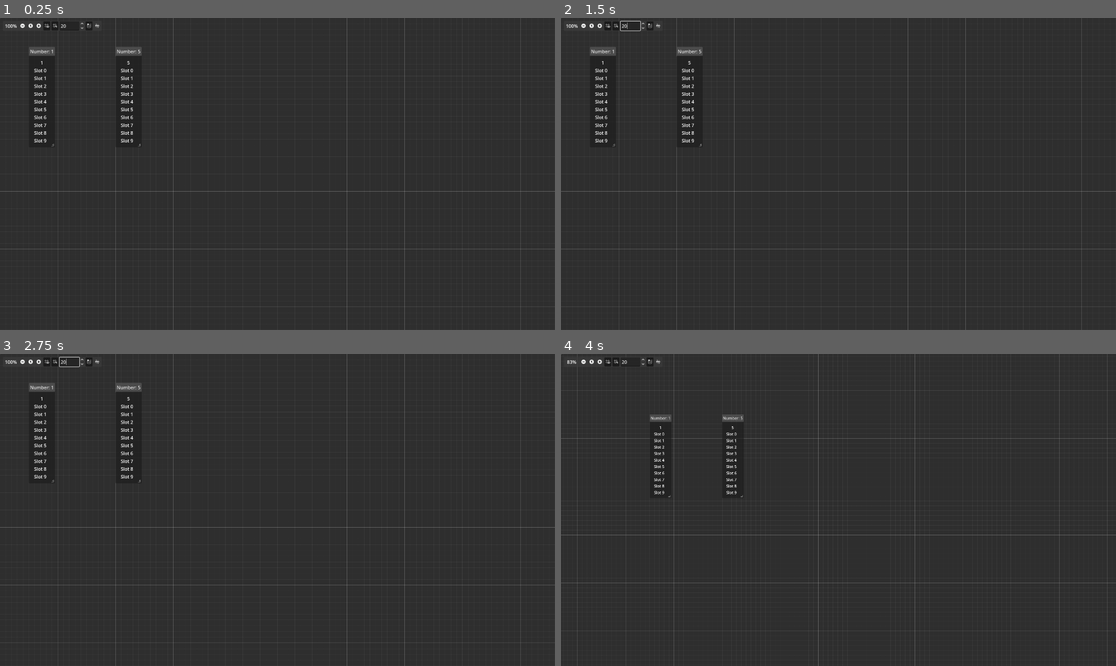
Above: before the commit, frames 1-4 (two rows, left to right).
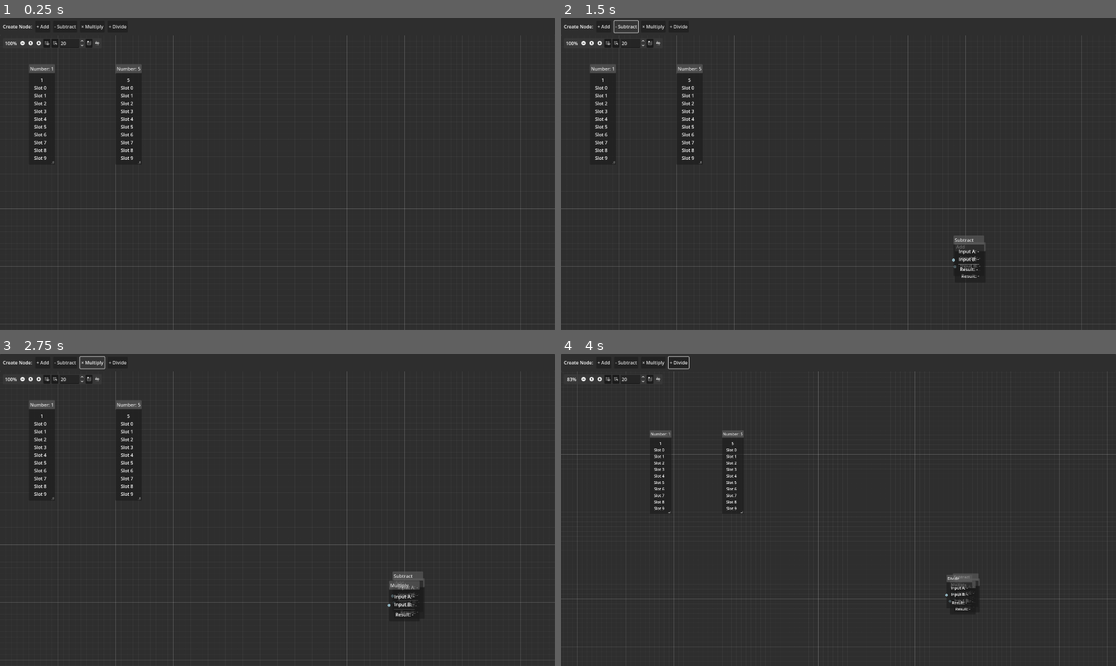
Above: after the commit, the same moments.

Repository: trite/Fractionation
Game: Godot game, scene res://main.tscn
The game is run twice, just before and just after one commit, with the same random seed, the same clock (stepped at 60 frames per second) and the same inputs.
Inputs (mouse positions are in pixels of both pictures, inside the frame that each line leads up to; where the layout moved, square brackets give the same spot in the first picture):
- Up to frame 1 (0.25 s): no input
- Up to frame 2 (1.5 s): click (605, 27) at 0.5 s, where only the run after the commit has a clickable "+ Add"; click (627, 27) at 1.25 s, where only the run after the commit has a clickable "- Subtract"
- Up to frame 3 (2.75 s): click (94, 363) at 2 s, where only the run after the commit has a clickable "× Multiply"
- Up to frame 4 (4 s): click (677, 363) at 2.75 s, where only the run after the commit has a clickable "÷ Divide"; click (583, 378) [583, 363] at 3.5 s

The runs differ from the first frame. In frame 1, 1.7% of the frame differs, in the area x 0-100%, y 0-75%; in frame 2, 2.1%; in frame 3, 2.2%; in frame 4, 2.4%, in the area x 0-100%, y 0-83%.
Error after the commit: Invalid assignment of property or key 'text' with value of type 'String' on a base object of type 'Nil'. (res://operation_node.gd:98)

Commit message:
operation nodes

Diff:
--- a/main.gd
+++ b/main.gd
@@ -1,15 +1,26 @@
 extends Control
 
 @onready var graph_edit: GraphEdit = $GraphEdit
+@onready var add_button: Button = $ToolPanel/MarginContainer/HBoxContainer/AddButton
+@onready var subtract_button: Button = $ToolPanel/MarginContainer/HBoxContainer/SubtractButton
+@onready var multiply_button: Button = $ToolPanel/MarginContainer/HBoxContainer/MultiplyButton
+@onready var divide_button: Button = $ToolPanel/MarginContainer/HBoxContainer/DivideButton
 
 # Track which nodes are starting nodes (cannot be deleted)
 var starting_nodes: Array[String] = []
+var node_counter: int = 0
 
 func _ready() -> void:
 	# Connect GraphEdit signals
 	graph_edit.connection_request.connect(_on_connection_request)
 	graph_edit.disconnection_request.connect(_on_disconnection_request)
 	graph_edit.delete_nodes_request.connect(_on_delete_nodes_request)
+
+	# Connect button signals
+	add_button.pressed.connect(_on_add_button_pressed)
+	subtract_button.pressed.connect(_on_subtract_button_pressed)
+	multiply_button.pressed.connect(_on_multiply_button_pressed)
+	divide_button.pressed.connect(_on_divide_button_pressed)
 
 	# Create the two starting nodes
 	create_starting_nodes()
@@ -40,12 +51,24 @@
 		if connection["to_node"] == to_node and connection["to_port"] == to_port:
 			graph_edit.disconnect_node(connection["from_node"], connection["from_port"],
 									   connection["to_node"], connection["to_port"])
+			# Clear the input on the target node
+			update_node_input(to_node, to_port, null)
 
 	# Create the new connection
 	graph_edit.connect_node(from_node, from_port, to_node, to_port)
 
+	# Update the value on the connected node
+	var source_node = graph_edit.get_node(NodePath(from_node))
+	var target_node = graph_edit.get_node(NodePath(to_node))
+
+	if source_node and target_node:
+		var value = get_node_output_value(source_node)
+		update_node_input(to_node, to_port, value)
+
 func _on_disconnection_request(from_node: StringName, from_port: int, to_node: StringName, to_port: int) -> void:
 	graph_edit.disconnect_node(from_node, from_port, to_node, to_port)
+	# Clear the input on the target node
+	update_node_input(to_node, to_port, null)
 
 func _on_delete_nodes_request(nodes: Array[StringName]) -> void:
 	for node_name in nodes:
@@ -58,3 +81,74 @@
 		var node = graph_edit.get_node(NodePath(node_name))
 		if node:
 			node.queue_free()
+
+func create_operation_node(operation: int) -> void:
+	var node = preload("res://operation_node.tscn").instantiate()
+	node.name = "operation_" + str(node_counter)
+	node_counter += 1
+
+	# Position new nodes in the center of the viewport with some offset
+	var scroll_offset = graph_edit.scroll_offset
+	var viewport_center = graph_edit.size / 2
+	var spawn_position = scroll_offset + viewport_center / graph_edit.zoom
+	spawn_position += Vector2(randf_range(-50, 50), randf_range(-50, 50))  # Add random offset
+
+	node.position_offset = spawn_position
+	node.set_operation(operation)
+	graph_edit.add_child(node)
+
+func _on_add_button_pressed() -> void:
+	create_operation_node(0)  # Operation.ADD
+
+func _on_subtract_button_pressed() -> void:
+	create_operation_node(1)  # Operation.SUBTRACT
+
+func _on_multiply_button_pressed() -> void:
+	create_operation_node(2)  # Operation.MULTIPLY
+
+func _on_divide_button_pressed() -> void:
+	create_operation_node(3)  # Operation.DIVIDE
+
+func get_node_output_value(node: Node) -> Variant:
+	# Get the output value from a node
+	if node.has_method("get_value"):
+		return node.get_value()
+	elif node.has_method("get_result"):
+		return node.get_result()
+	return null
+
+func update_node_input(node_name: StringName, port: int, value: Variant) -> void:
+	var node = graph_edit.get_node(NodePath(node_name))
+	if not node:
+		return
+
+	# Update the appropriate input based on the port
+	if node.has_method("set_input_a") and node.has_method("set_input_b"):
+		if port == 0:
+			if value != null:
+				node.set_input_a(value)
+			else:
+				node.clear_input_a()
+		elif port == 1:
+			if value != null:
+				node.set_input_b(value)
+			else:
+				node.clear_input_b()
+
+		# Propagate changes downstream
+		propagate_value_changes(node_name)
+
+func propagate_value_changes(source_node_name: StringName) -> void:
+	# Find all connections from this node and update downstream nodes
+	var connections = graph_edit.get_connection_list()
+	var source_node = graph_edit.get_node(NodePath(source_node_name))
+
+	if not source_node:
+		return
+
+	var output_value = get_node_output_value(source_node)
+
+	for connection in connections:
+		if connection["from_node"] == source_node_name:
+			# This node is the source, update the target
+			update_node_input(connection["to_node"], connection["to_port"], output_value)
--- a/main.tscn
+++ b/main.tscn
@@ -11,11 +11,51 @@
 grow_vertical = 2
 script = ExtResource("1_main")
 
+[node name="ToolPanel" type="PanelContainer" parent="."]
+layout_mode = 1
+anchors_preset = 10
+anchor_right = 1.0
+offset_bottom = 60.0
+grow_horizontal = 2
+
+[node name="MarginContainer" type="MarginContainer" parent="ToolPanel"]
+layout_mode = 2
+theme_override_constants/margin_left = 10
+theme_override_constants/margin_top = 10
+theme_override_constants/margin_right = 10
+theme_override_constants/margin_bottom = 10
+
+[node name="HBoxContainer" type="HBoxContainer" parent="ToolPanel/MarginContainer"]
+layout_mode = 2
+theme_override_constants/separation = 10
+
+[node name="Label" type="Label" parent="ToolPanel/MarginContainer/HBoxContainer"]
+layout_mode = 2
+text = "Create Node:"
+vertical_alignment = 1
+
+[node name="AddButton" type="Button" parent="ToolPanel/MarginContainer/HBoxContainer"]
+layout_mode = 2
+text = "+ Add"
+
+[node name="SubtractButton" type="Button" parent="ToolPanel/MarginContainer/HBoxContainer"]
+layout_mode = 2
+text = "- Subtract"
+
+[node name="MultiplyButton" type="Button" parent="ToolPanel/MarginContainer/HBoxContainer"]
+layout_mode = 2
+text = "× Multiply"
+
+[node name="DivideButton" type="Button" parent="ToolPanel/MarginContainer/HBoxContainer"]
+layout_mode = 2
+text = "÷ Divide"
+
 [node name="GraphEdit" type="GraphEdit" parent="."]
 layout_mode = 1
 anchors_preset = 15
 anchor_right = 1.0
 anchor_bottom = 1.0
+offset_top = 60.0
 offset_right = 768.0
 offset_bottom = 432.0
 grow_horizontal = 2
--- a/number_node.gd
+++ b/number_node.gd
@@ -18,6 +18,9 @@
 	if value_label:
 		update_display()
 
+func get_value() -> int:
+	return value
+
 func update_display() -> void:
 	value_label.text = str(value)
 	title = "Number: " + str(value)
--- /dev/null
+++ b/operation_node.gd
@@ -0,0 +1,115 @@
+extends GraphNode
+
+enum Operation {
+	ADD,
+	SUBTRACT,
+	MULTIPLY,
+	DIVIDE
+}
+
+var operation: Operation = Operation.ADD
+var input_a: Variant = null
+var input_b: Variant = null
+var result: Variant = null
+
+@onready var input1_label: Label = $VBoxContainer/Input1
+@onready var input2_label: Label = $VBoxContainer/Input2
+@onready var result_label: Label = $VBoxContainer/Result
+
+func _ready() -> void:
+	# Set up slots: 2 inputs (left side) and 1 output (right side)
+	# Slot 0: Input A (left only)
+	set_slot(0, true, 0, Color.LIGHT_BLUE, false, 0, Color.WHITE)
+	# Slot 1: Input B (left only)
+	set_slot(1, true, 0, Color.LIGHT_BLUE, false, 0, Color.WHITE)
+	# Slot 3: Result/Output (right only)
+	set_slot(3, false, 0, Color.WHITE, true, 0, Color.LIGHT_GREEN)
+
+	update_display()
+
+func set_operation(op: Operation) -> void:
+	operation = op
+	update_display()
+
+func set_input_a(value: Variant) -> void:
+	input_a = value
+	calculate()
+	update_display()
+
+func set_input_b(value: Variant) -> void:
+	input_b = value
+	calculate()
+	update_display()
+
+func clear_input_a() -> void:
+	input_a = null
+	calculate()
+	update_display()
+
+func clear_input_b() -> void:
+	input_b = null
+	calculate()
+	update_display()
+
+func calculate() -> void:
+	if input_a == null or input_b == null:
+		result = null
+		return
+
+	match operation:
+		Operation.ADD:
+			result = input_a + input_b
+		Operation.SUBTRACT:
+			result = input_a - input_b
+		Operation.MULTIPLY:
+			result = input_a * input_b
+		Operation.DIVIDE:
+			if input_b != 0:
+				result = float(input_a) / float(input_b)
+			else:
+				result = null  # Division by zero
+
+func get_result() -> Variant:
+	return result
+
+func update_display() -> void:
+	var op_symbol := ""
+	var op_name := ""
+
+	match operation:
+		Operation.ADD:
+			op_symbol = "+"
+			op_name = "Add"
+		Operation.SUBTRACT:
+			op_symbol = "-"
+			op_name = "Subtract"
+		Operation.MULTIPLY:
+			op_symbol = "×"
+			op_name = "Multiply"
+		Operation.DIVIDE:
+			op_symbol = "÷"
+			op_name = "Divide"
+
+	title = op_name
+
+	if input_a != null:
+		input1_label.text = "Input A: " + str(input_a)
+	else:
+		input1_label.text = "Input A: -"
+
+	if input_b != null:
+		input2_label.text = "Input B: " + str(input_b)
+	else:
+		input2_label.text = "Input B: -"
+
+	if result != null:
+		# Format the result nicely
+		if result is float:
+			result_label.text = "Result: %.2f" % result
+		else:
+			result_label.text = "Result: " + str(result)
+	else:
+		if input_a != null and input_b != null and operation == Operation.DIVIDE and input_b == 0:
+			result_label.text = "Result: Error (÷0)"
+		else:
+			result_label.text = "Result: -"
--- /dev/null
+++ b/operation_node.tscn
@@ -0,0 +1,29 @@
+[gd_scene load_steps=2 format=3 uid="uid://dqxv1qhxqxqxq"]
+
+[ext_resource type="Script" path="res://operation_node.gd" id="1_operation_node"]
+
+[node name="OperationNode" type="GraphNode"]
+title = "Operation"
+resizable = false
+draggable = true
+selectable = true
+script = ExtResource("1_operation_node")
+
+[node name="VBoxContainer" type="VBoxContainer" parent="."]
+layout_mode = 2
+
+[node name="Input1" type="Label" parent="VBoxContainer"]
+layout_mode = 2
+text = "Input A: -"
+
+[node name="Input2" type="Label" parent="VBoxContainer"]
+layout_mode = 2
+text = "Input B: -"
+
+[node name="HSeparator" type="HSeparator" parent="VBoxContainer"]
+layout_mode = 2
+
+[node name="Result" type="Label" parent="VBoxContainer"]
+layout_mode = 2
+text = "Result: -"
+horizontal_alignment = 1
